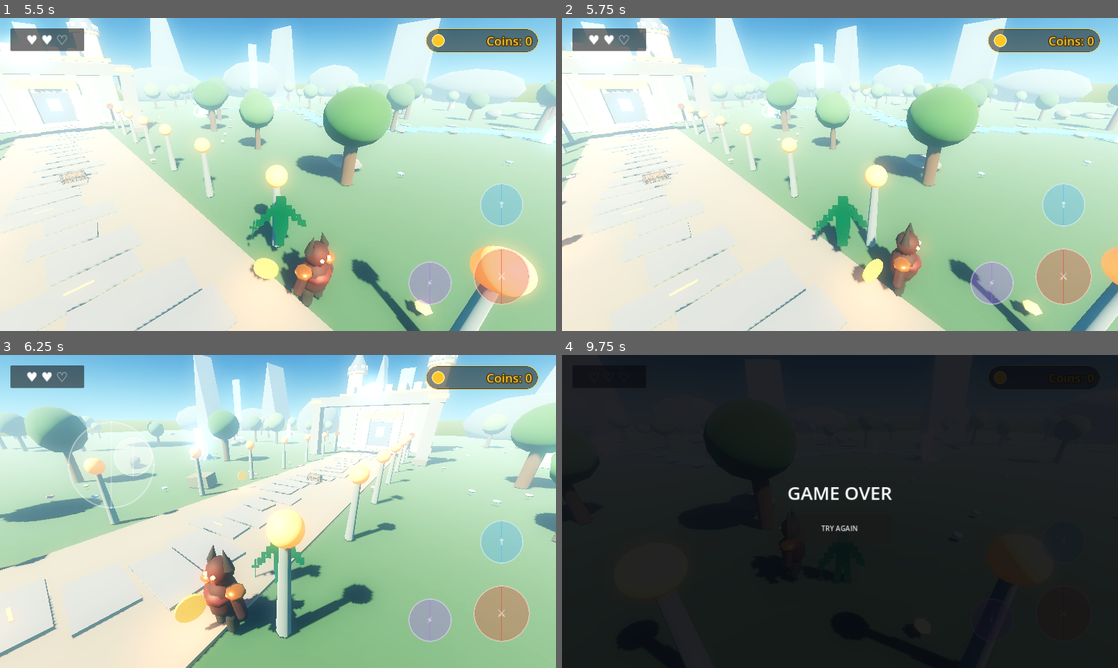
Above: before the commit, frames 1-4 (two rows, left to right).
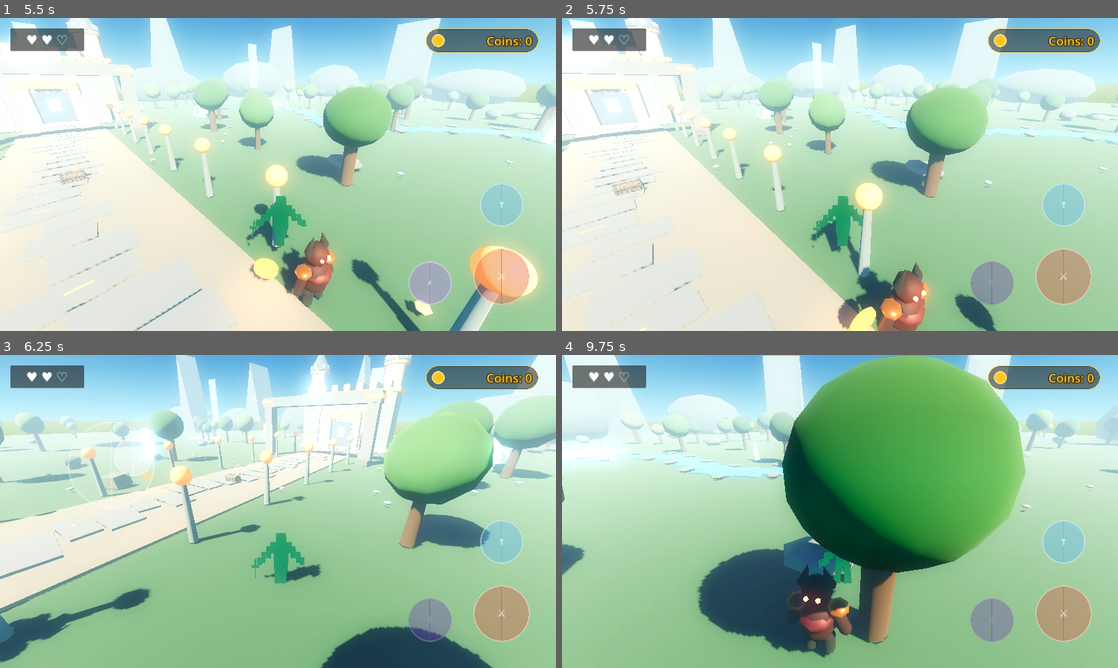
Above: after the commit, the same moments.

Repository: lolofadywaleed-hash/LostTreasureKingdom-Final
Game: Godot game, scene res://scenes/character_select.tscn
Two runs of this game, one before a commit and one after it. Both use one fixed random seed, a clock stepped at 60 frames per second and the inputs below.
Inputs (mouse positions are in pixels of both pictures, inside the frame that each line leads up to):
- Up to frame 1 (5.5 s): click "لولو" at 0.5 s; click "↑" at 1.25 s; move the mouse to (400, 158) at 2.02 s; hold D (move_right) 2.03-2.75 s; hold F (attack, bound only after the commit) 2.03-2.75 s; click (400, 158) at 2.17 s; tap Space (jump) at 2.27, 5.27 s; drag from (166, 190) to (250, 237) at 2.77 s; move the mouse to (333, 105) at 3.52 s; hold D (move_right) 3.53-4.25 s; hold F (attack, bound only after the commit) 3.53-4.25 s; drag from (250, 237) to (111, 127) at 4.27 s; move the mouse to (444, 221) at 5.02 s; hold A (move_left) from 5.03 s (still down); hold F (attack, bound only after the commit) from 5.03 s (still down)
- Up to frame 2 (5.75 s): keep holding A (move_left); keep holding F (attack, bound only after the commit); tap Q (skill, bound only after the commit) at 5.65 s
- Up to frame 3 (6.25 s): release A (move_left) at 5.75 s; release F (attack, bound only after the commit) at 5.75 s; drag from (111, 464) to (194, 433) at 5.77 s
- Up to frame 4 (9.75 s): move the mouse to (867, 511) at 6.52 s; hold S (move_down) 6.53-7.25 s; hold F (attack, bound only after the commit) 6.53-7.25 s; click (867, 511) at 6.67 s; drag from (756, 433) to (728, 527) at 7.27 s; move the mouse to (962, 495) at 8.02 s; hold W (move_up) 8.03-8.75 s; hold F (attack, bound only after the commit) 8.03-8.75 s; tap Space (jump) at 8.27 s; drag from (728, 527) to (812, 574) at 8.77 s; move the mouse to (895, 442) at 9.52 s; hold S (move_down) from 9.53 s (still down); hold F (attack, bound only after the commit) from 9.53 s (still down)

Frame 1 is identical in both runs. In frame 2, 20% of the frame differs, in the area x 0-100%, y 0-100%; in frame 3, 54%; in frame 4, 99%.

Commit message:
feat: map keyboard attack and special ability controls

Diff:
--- a/project.godot
+++ b/project.godot
@@ -21,6 +21,8 @@
 move_forward={"deadzone":0.2,"events":[Object(InputEventKey,"physical_keycode":87)]}
 move_back={"deadzone":0.2,"events":[Object(InputEventKey,"physical_keycode":83)]}
 jump={"deadzone":0.2,"events":[Object(InputEventKey,"physical_keycode":32)]}
+attack={"deadzone":0.2,"events":[Object(InputEventKey,"physical_keycode":70)]}
+skill={"deadzone":0.2,"events":[Object(InputEventKey,"physical_keycode":81)]}
 
 [rendering]
 renderer/rendering_method="mobile"
